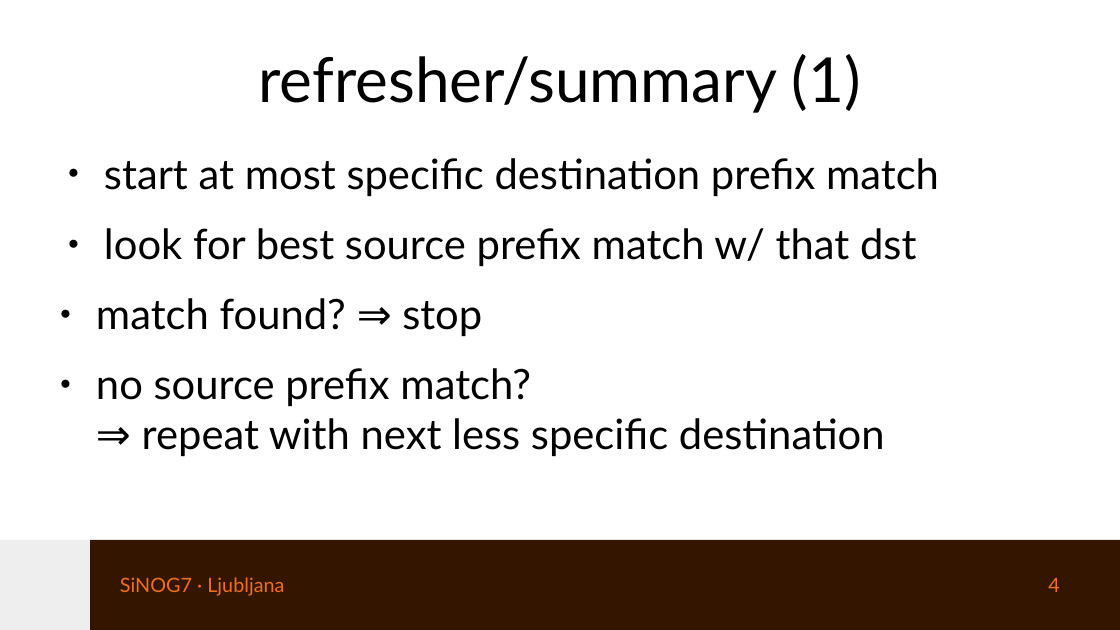
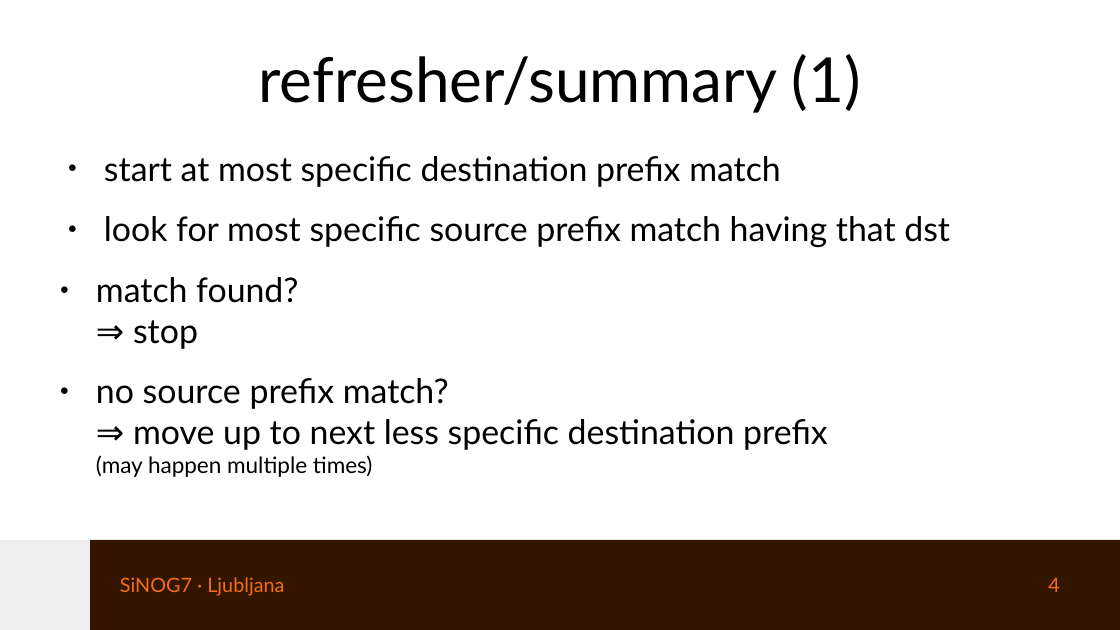
Before and after one commit to eqvinox/rtgwg-dst-src-routing, a slide deck: slide 4 of ietf121-rtgwg-dst-src-routing.odp. Drawn at 1120x630 pixels with LibreOffice and Linux fonts; fonts in the diff are those of the drawing. Boxes give left, top, right and bottom in pixels: in the first picture for what was removed or moved away, otherwise in the second. Text is boxed around its words. In the diff, an @@ line names an element or a change of style, - is before the commit and + after.

```diff
--- a/ietf121-rtgwg-dst-src-routing.odp
+++ b/ietf121-rtgwg-dst-src-routing.odp
@@ text at (96, 156, 781, 349): size 29.6 to 24 pt in "start at most specific destination prefix match", "match found? ⇒ stop" @@
@@ text at (104, 216, 950, 248): text changed; size 29.6 to 24 pt @@
-● look for best source prefix match w/ that dst
+● look for most specific source prefix match having that dst
@@ text at (96, 378, 828, 477): text changed; size 29.6 to 24 pt @@
-● no source prefix match?
-  ⇒ repeat with next less specific destination
+● no source prefix match?
+  ⇒ move up to next less specific destination prefix
+  (may happen multiple times)
```
Also in this commit, not shown: 2 other slides changed, 1 slide added, 2 other files.
